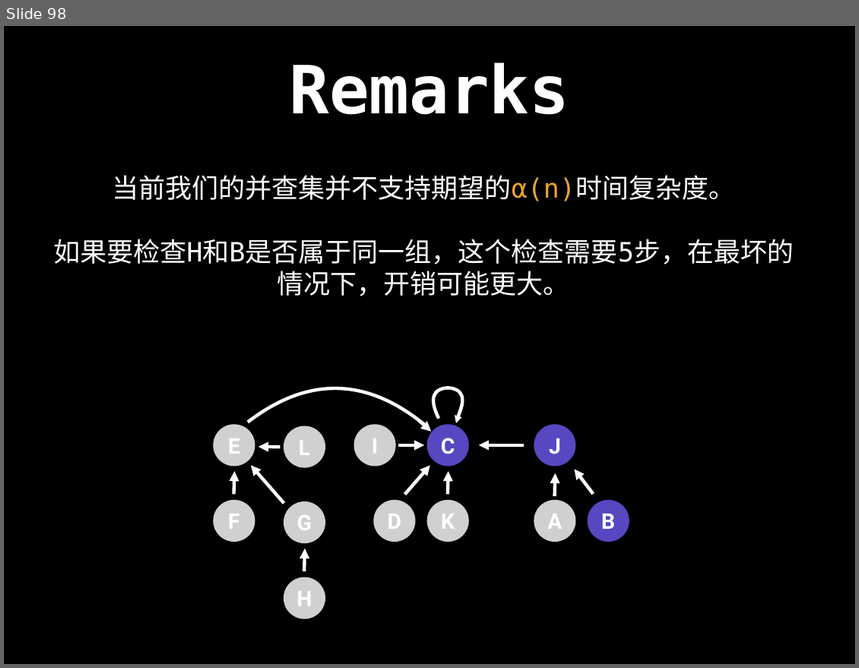
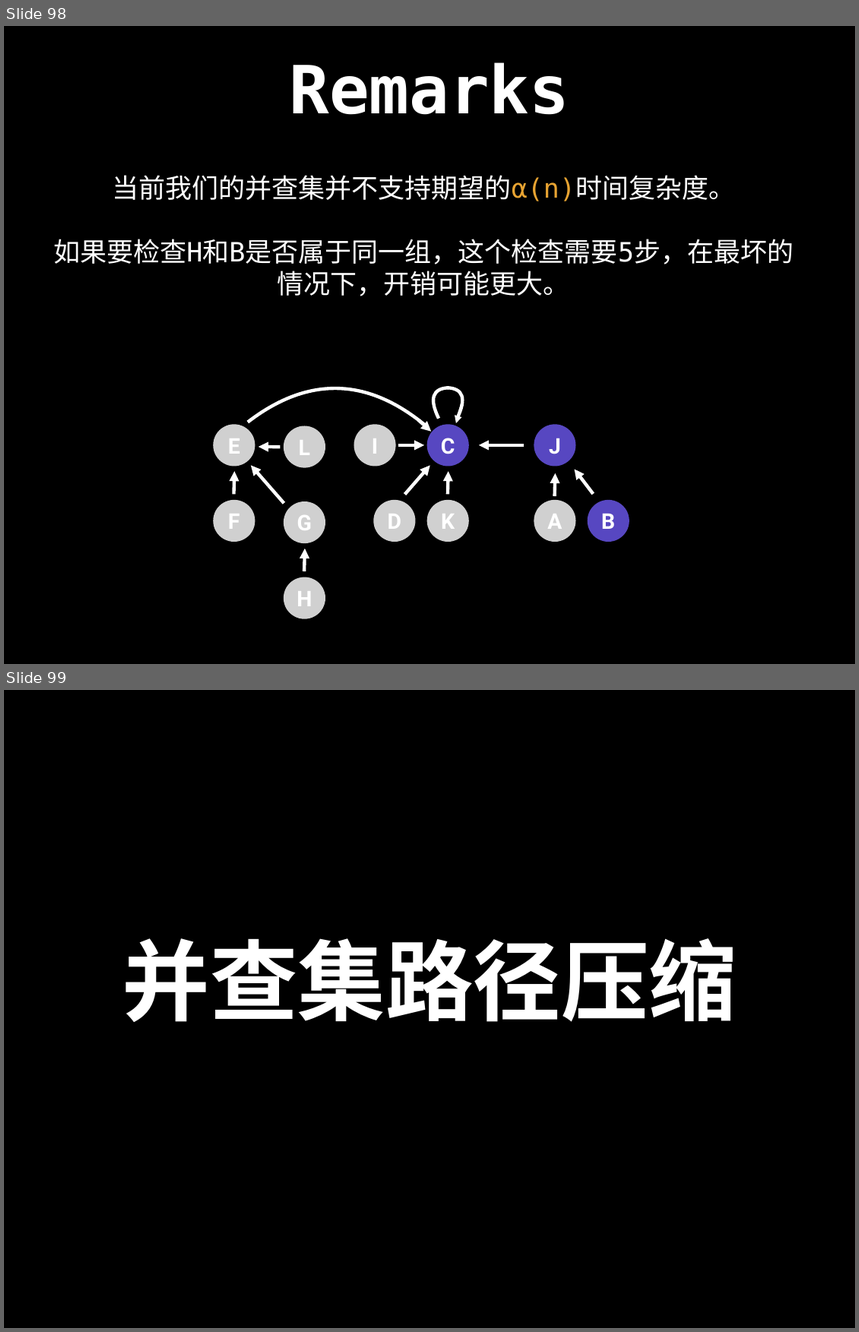
Before and after one commit to spring2go/Algorithms, a slide deck: slides/datastructures/unionfind/UnionFind.pptx. Shown one above the other, each under a label of ours: slide 98 before the commit, slides 98 and 99 after it. The pictures are 859x668 and 859x1332 pixels, drawn with LibreOffice and Linux fonts; fonts in the diff are those of the drawing; grey boxes stand for pictures. Boxes give left, top, right and bottom in pixels: in the first picture for what was removed or moved away, otherwise in the second. Text is boxed around its words. In the diff, an @@ line names an element or a change of style, - is before the commit and + after.

```diff
--- a/slides/datastructures/unionfind/UnionFind.pptx
+++ b/slides/datastructures/unionfind/UnionFind.pptx
@@ slide 99 added at bbox=[4, 690, 855, 1328], background #000000 @@
@@ title added at bbox=[123, 939, 737, 1022], 105.6 pt, text #FFFFFF, bold @@
+并查集路径压缩
```
Also in this commit, not shown: 50 slides changed, 1 slide removed.
